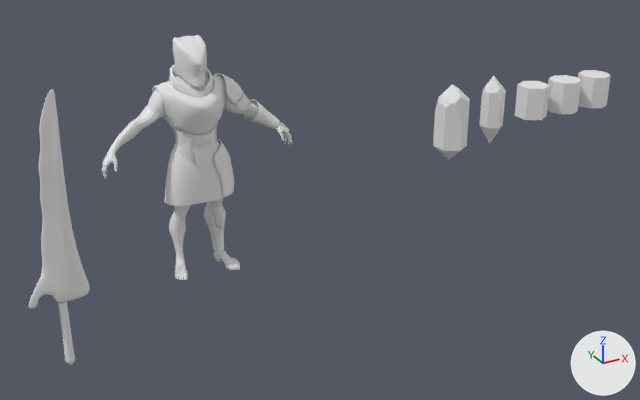
Two versions of the Blender file Models/Armor.blend, one commit apart.
Rendered twice from a 50 mm lens placed at (-14.9, -40.1, 16.4), pointed at (7.2, 0.1, -3.7). Arrows for +X, +Y and +Z are at lower right; the lights stay in place.

The older version as bpy lines, for what is in view:
```python
ob_base = bpy.data.objects.new('Base', me_base)
ob_base.location = (0.0, -0.12, 0.0)
ob_base.rotation_euler = (1.571, 0.0, 0.0)  # degrees (90, 0, 0)
ob_base.scale = (0.29, 0.29, 0.29)
ob_cylinder = bpy.data.objects.new('Cylinder', me_cylinder_002)
ob_cylinder.location = (16.08, 0.0, -0.08)
ob_cylinder_008 = bpy.data.objects.new('Cylinder.008', me_cylinder_008)
ob_cylinder_008.location = (19.12, 0.0, -0.08)
ob_cylinder_008.scale = (0.71, 0.71, 1.09)
ob_cylinder_009 = bpy.data.objects.new('Cylinder.009', me_cylinder_009)
ob_cylinder_009.location = (22.24, 0.0, -0.08)
ob_cylinder_010 = bpy.data.objects.new('Cylinder.010', me_cylinder_012)
ob_cylinder_010.location = (24.79, 0.0, -0.08)
ob_cylinder_011 = bpy.data.objects.new('Cylinder.011', me_cylinder_013)
ob_cylinder_011.location = (27.3, 0.0, -0.08)
# also in view: 'Plane.019' at (-7.5, 0.0, -7.9); 'Plane.002' at (0.0, -0.2, 5.3); 'Cube' at (0.0, -0.1, 3.4); 'Plane.009' at (0.0, -0.1, -0.4); 'Plane.005' at (0.0, -0.1, 1.9)
```
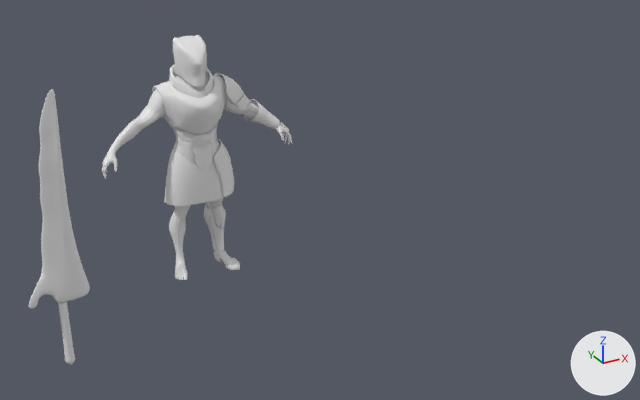
The edits, one by one:
me_cylinder_009 is used by ob_cylinder_009; location (22.24, 0.0, -0.08).
me_cylinder_009 had 14 vertices, 18 faces and spanned x -0.87..0.87, y -1.0..1.0, z -1.0..1.0.
me_cylinder_009 now has 31 vertices, 24 faces and spans x -0.87..0.87, y -1.0..1.0, z -1.0..1.43.
Part 1, on me_cylinder_009:
3 vertices are removed from x -0.87..0.87, y -0.5..0.5, z 1.0.
10 faces are deleted.
2 vertices move from x 0.0, y -1.0..1.0, z 1.0 to x 0.0, y -1.0..1.0, z 0.43..0.81.
20 vertices are added at x -0.87..0.87, y -0.75..0.88, z 0.57..1.43.
16 new faces join them.
me_cylinder_012 is used by ob_cylinder_010; location (24.79, 0.0, -0.08).
me_cylinder_012 had 18 vertices, 24 faces and spanned x -1.0..1.0, y -1.0..1.0, z -1.0..1.0.
me_cylinder_012 now has 34 vertices, 31 faces and spans x -1.0..1.0, y -1.0..1.0, z -1.0..1.52.
Part 2, on me_cylinder_012:
7 vertices are removed from x -1.0..1.0, y -1.0..1.0, z 1.0.
16 faces are deleted.
1 vertex moves from x -0.71, y 0.71, z 1.0 to x -0.59, y 0.76, z 0.88.
23 vertices are added at x -1.0..1.0, y -1.0..1.0, z 0.41..1.52.
23 new faces join them.
me_cylinder_013 is used by ob_cylinder_011; location (27.3, 0.0, -0.08).
me_cylinder_013 had 18 vertices, 24 faces and spanned x -1.0..1.0, y -1.0..1.0, z -1.0..1.0.
me_cylinder_013 now has 34 vertices, 31 faces and spans x -1.0..1.0, y -0.92..1.0, z -1.81..2.49.
me_cylinder_013 part 3: the whole mesh is rebuilt.
Object 'Cylinder' (ob_cylinder) is now hidden.
Object 'Cylinder.008' (ob_cylinder_008) is now hidden.
Object 'Cylinder.009' (ob_cylinder_009) is rescaled from (1.0, 1.0, 1.0) to (1.0, 1.0, 1.36).
Object 'Cylinder.009' (ob_cylinder_009) is now hidden.
Object 'Cylinder.010' (ob_cylinder_010) is rescaled from (1.0, 1.0, 1.0) to (0.77, 0.77, 1.96).
Object 'Cylinder.010' (ob_cylinder_010) is now hidden.
Object 'Cylinder.011' (ob_cylinder_011) is rescaled from (1.0, 1.0, 1.0) to (0.677, 0.677, 1.23).
Object 'Cylinder.011' (ob_cylinder_011) is now hidden.

What differs and where, as boxes (x1, y1, x2, y2) in the pictures (640 x 400 px):
'Cylinder', hidden: before (433, 84, 470, 160)
'Cylinder.008', hidden: before (479, 76, 506, 144)
'Cylinder.009', hidden: before (515, 81, 550, 120)
'Cylinder.010', hidden: before (547, 75, 581, 114)
'Cylinder.011', hidden: before (578, 70, 611, 108)
